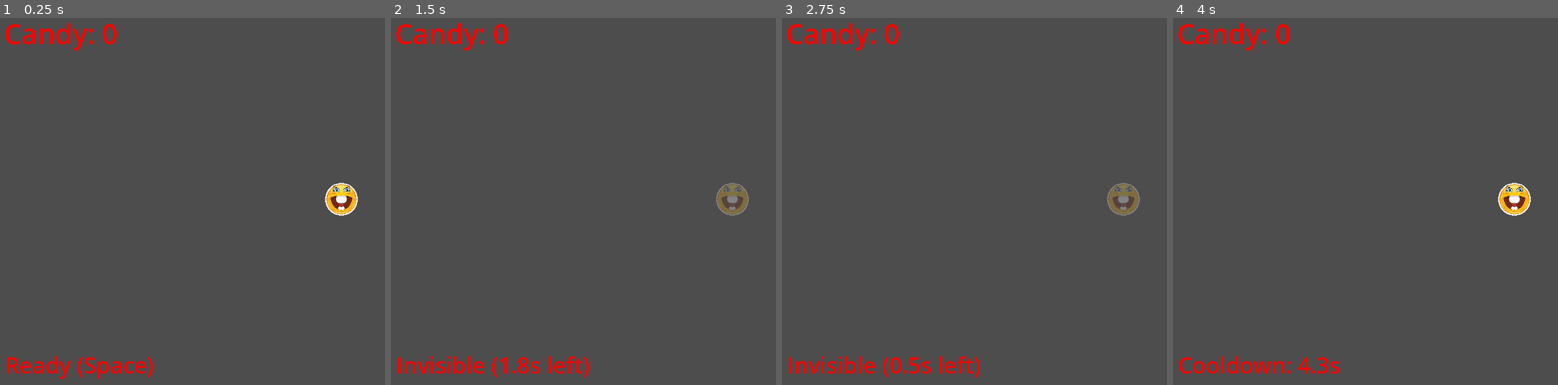
Above: before the commit, frames 1-4 (left to right).
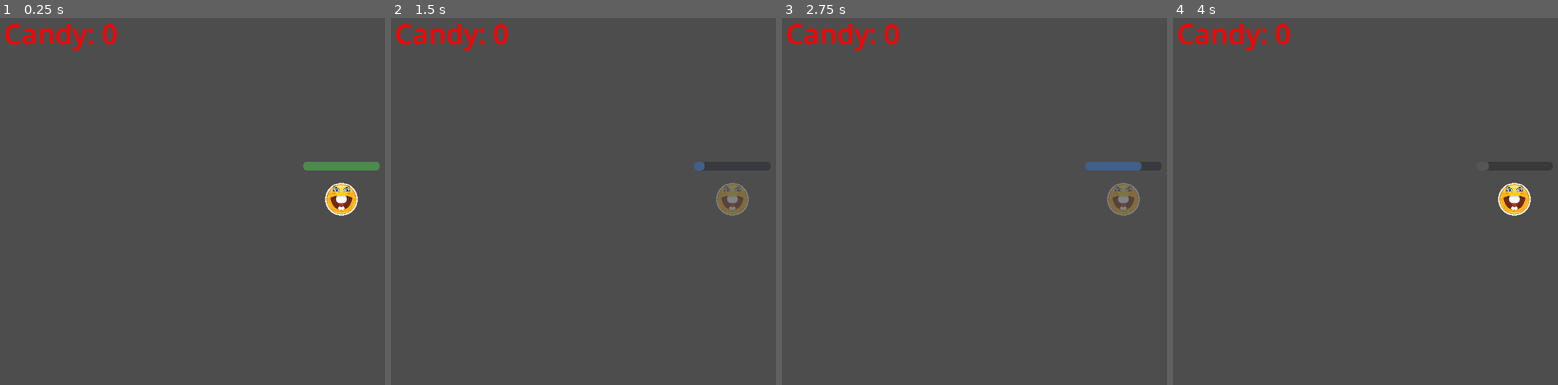
Above: after the commit, the same moments.

Repository: ariestantodion/masks-jam-86
Game: Godot game, scene res://scenes/Player.tscn
Two runs of this game, one before a commit and one after it. Both use one fixed random seed, a clock stepped at 60 frames per second and the inputs below.
Inputs:
- Up to frame 1 (0.25 s): no input
- Up to frame 2 (1.5 s): tap Enter at 0.5 s; hold Right (ui_right) 0.53-1.28 s; tap E (Interact) at 0.6 s; tap Space (activate_invisibility) at 1.25, 1.35 s; hold Down (ui_down) from 1.28 s (still down)
- Up to frame 3 (2.75 s): tap Enter at 2 s; release Down (ui_down) at 2.03 s; hold Right (ui_right) from 2.03 s (still down); tap E (Interact) at 2.1 s
- Up to frame 4 (4 s): tap Space (activate_invisibility) at 2.75, 2.85 s; release Right (ui_right) at 2.78 s; hold Up (ui_up) 2.78-3.53 s; hold Left (ui_left) from 3.53 s (still down); tap E (Interact) at 3.6 s

The runs differ from the first frame. In frame 1, 1.3% of the frame differs, in the area x 1-99%, y 39-99%; in frame 2, 1.0%; in frame 3, 1.3%, in the area x 1-94%, y 39-99%; in frame 4, 0.8%.

Commit message:
Invisibility UI

Diff:
--- a/scenes/Player.tscn
+++ b/scenes/Player.tscn
@@ -9,6 +9,7 @@
 height = 60.0
 
 [node name="Player" type="CharacterBody2D" groups=["player"]]
+position = Vector2(643, 358)
 script = ExtResource("1_p0vlq")
 
 [node name="Sprite2D" type="Sprite2D" parent="."]
--- a/scenes/UI.tscn
+++ b/scenes/UI.tscn
@@ -23,6 +23,7 @@
 script = ExtResource("2_ro3t7")
 
 [node name="StatusLabel" type="Label" parent="InvisibilityUI"]
+visible = false
 modulate = Color(1, 0, 0, 1)
 layout_mode = 0
 offset_left = 22.0
@@ -31,3 +32,13 @@
 offset_bottom = 700.0
 theme_override_font_sizes/font_size = 41
 text = "Test"
+
+[node name="CooldownBar" type="ProgressBar" parent="InvisibilityUI"]
+layout_mode = 0
+offset_left = 570.0
+offset_top = 291.0
+offset_right = 710.0
+offset_bottom = 307.0
+max_value = 1.0
+value = 1.0
+show_percentage = false
--- a/scripts/InvisibilityUI.gd
+++ b/scripts/InvisibilityUI.gd
@@ -1,26 +1,29 @@
-#InvisibilityUI.gd
 extends Control
 
 @onready var status: Label = $StatusLabel
+@onready var bar: ProgressBar = $CooldownBar
 var player: Node = null
 
+# --- Colors for each state ---
+const COLOR_READY := Color(0.4, 1.0, 0.4)   # green
+const COLOR_ACTIVE := Color(0.3, 0.6, 1.0)  # blue
+const COLOR_COOLDOWN := Color(0.5, 0.5, 0.5) # gray
+
 func _ready() -> void:
-	# Find the Player node (must be in the "player" group)
 	player = get_tree().get_first_node_in_group("player")
 	if not player:
 		push_warning("No player found for InvisibilityUI")
 		return
 
-	# Wait one frame to let Player._ready() finish creating timers
 	await get_tree().process_frame
 
-	# Connect to player timers safely
-	if player.has_node("_invis_timer"):
+	if player._invis_timer:
 		player._invis_timer.timeout.connect(_on_invis_end)
-	if player.has_node("_cooldown_timer"):
+	if player._cooldown_timer:
 		player._cooldown_timer.timeout.connect(_on_cooldown_end)
 
-	# Initialize label
+	bar.value = 1.0
+	_set_bar_color(COLOR_READY)
 	_update_label("Ready (Space)")
 
 func _process(_delta: float) -> void:
@@ -28,20 +31,42 @@
 		return
 
 	if player.is_invisible and player._invis_timer:
-		_update_label("Invisible (%.1fs left)" % player._invis_timer.time_left)
+		var left : float = player._invis_timer.time_left
+		var total : float = player._invis_timer.wait_time
+		bar.value = clamp(1.0 - (left / total), 0.0, 1.0)
+		_set_bar_color(COLOR_ACTIVE)
+		_update_label("Invisible (%.1fs)" % left)
+
 	elif player.on_cooldown and player._cooldown_timer:
-		_update_label("Cooldown: %.1fs" % player._cooldown_timer.time_left)
+		var left : float = player._cooldown_timer.time_left
+		var total : float = player._cooldown_timer.wait_time
+		bar.value = clamp((total - left) / total, 0.0, 1.0)
+		_set_bar_color(COLOR_COOLDOWN)
+		_update_label("Cooldown: %.1fs" % left)
+
 	else:
+		bar.value = 1.0
+		_set_bar_color(COLOR_READY)
 		_update_label("Ready (Space)")
 
 func _on_invis_end() -> void:
+	_set_bar_color(COLOR_COOLDOWN)
 	_update_label("Cooldown…")
 
 func _on_cooldown_end() -> void:
+	bar.value = 1.0
+	_set_bar_color(COLOR_READY)
 	_update_label("Ready (Space)")
+
+	var t = create_tween()
+	t.tween_property(bar, "scale", Vector2(1.1, 1.1), 0.1)
+	t.tween_property(bar, "scale", Vector2.ONE, 0.1)
 
 func _on_level_change(_lvl: int) -> void:
 	_update_label("Level up!")
 
 func _update_label(text: String) -> void:
 	status.text = text
+
+func _set_bar_color(color: Color) -> void:
+	bar.modulate = color
